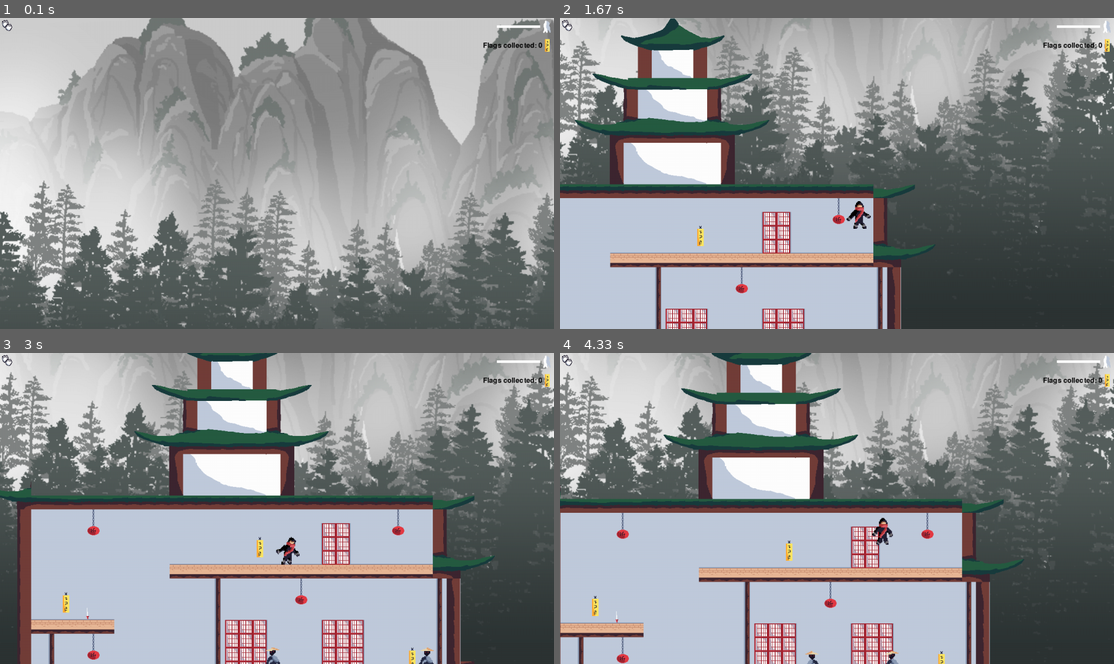
Above: before the commit, frames 1-4 (two rows, left to right).
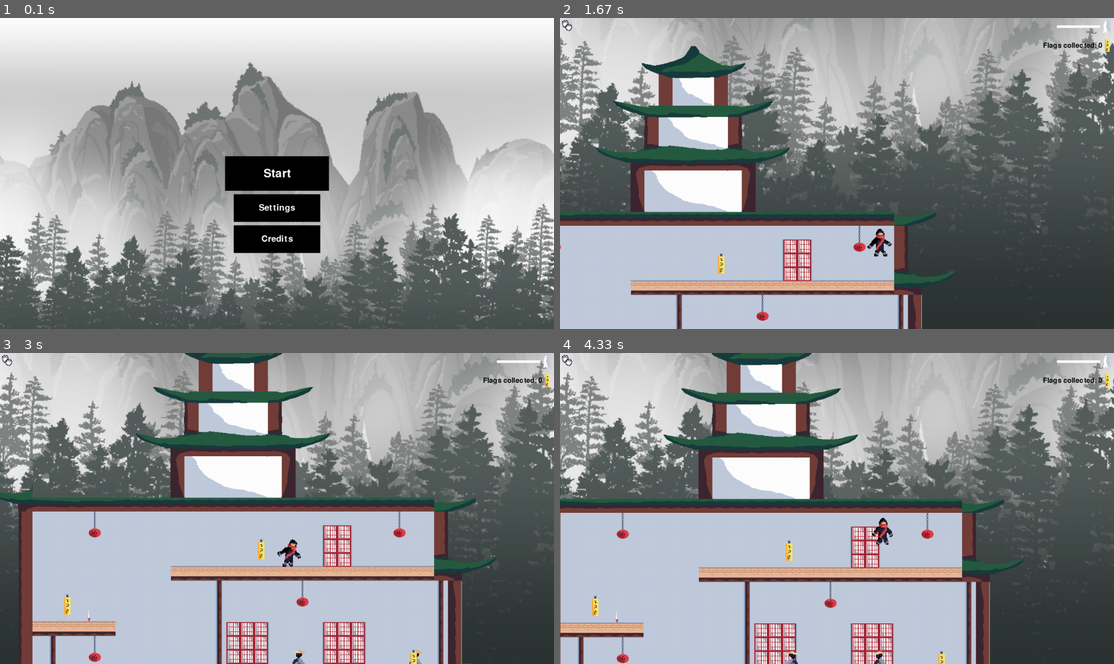
Above: after the commit, the same moments.

Repository: zyxwars/ninja
Game: pygame game, started from main.py
Two runs of this game, one before a commit and one after it. Both use one fixed random seed, a clock stepped at 60 frames per second and the inputs below.
Inputs (mouse positions are in pixels of both pictures, inside the frame that each line leads up to):
- Up to frame 1 (0.1 s): no input
- Up to frame 2 (1.67 s): press the mouse at (837, 173) at 0.37 s; move the mouse to (748, 210) at 0.47 s; release the mouse at (665, 245) at 0.6 s; hold D 0.67-1.13 s; move the mouse to (920, 64) at 0.7 s; hold D 1.17-1.63 s; tap Space at 1.23, 1.53 s
- Up to frame 3 (3 s): hold A 1.67-2.2 s; tap Space at 1.73, 2.03, 2.3, 2.6, 2.73 s; hold A 2.23-2.63 s; hold D from 2.67 s (still down)
- Up to frame 4 (4.33 s): tap Space at 3.03, 3.4, 3.7, 3.9, 4.2 s; release D at 3.3 s; hold A 3.33-3.8 s; hold D 3.83-4.3 s

The runs differ from the first frame. In frame 1, 62% of the frame differs, in the area x 0-100%, y 0-100%; in frame 2, 31%; in frame 3, 14%; in frame 4, 0.2%.

Commit message:
Add scenel changing

Diff:
--- a/main.py
+++ b/main.py
@@ -4,6 +4,7 @@
 import config
 import game
 from scenes.playable_scene import PlayableScene
+from scenes.menus import Menu
 
 
 class Game:
@@ -14,7 +15,7 @@
         self.clock = pg.time.Clock()
         self.is_debug = False
 
-        self.scene = PlayableScene('./scenes/map/test.json')
+        self.scene = Menu(self.change_scene)
 
     def run(self):
         while True:
@@ -39,7 +40,7 @@
             pg.display.update()
             game.delta_time = self.clock.tick(300)
 
-    def change_level(self, new_level):
+    def change_scene(self, new_level):
         self.scene = new_level
 
 
--- /dev/null
+++ b/scenes/button.py
@@ -0,0 +1,29 @@
+import pygame as pg
+
+class Button:
+    def __init__(self, size, pos, text='', on_click=lambda: None, fg='white', bg='black', font_size=24):
+        self.font = pg.font.Font(None, font_size)
+        self.image = pg.Surface(size)
+        self.image.fill(bg)
+        self.rect = self.image.get_rect(center=pos)
+        self.text_surf = self.font.render(text, True, fg)
+        self.text_rect = self.text_surf.get_rect(center=(pos))
+        self.on_click = on_click
+        self.light_up_by = 25
+
+    def draw(self, screen):
+        mouse = pg.mouse.get_pos()
+        mouse_pressed = pg.mouse.get_pressed()
+
+        color = self.image.get_at((0, 0))
+        if self.rect.collidepoint(*mouse):
+            if mouse_pressed[0]:
+                return self.on_click()
+
+            self.image.fill(
+                (color[0] + self.light_up_by, color[1] + self.light_up_by, color[2] + self.light_up_by))
+
+        screen.blit(self.image, self.rect)
+        screen.blit(self.text_surf, self.text_rect)
+
+        self.image.fill(color)
--- /dev/null
+++ b/scenes/menus.py
@@ -0,0 +1,79 @@
+import pygame as pg
+
+from utils import load_image
+import config
+from .button import Button
+from .playable_scene import PlayableScene
+
+
+class Menu:
+    def __init__(self, change_level):
+        self.change_level = change_level
+
+        self.start_btn = Button(
+            (240, 80), (config.SCREEN_CENTER[0], config.SCREEN_CENTER[1]), 'Start', self.start, font_size=40)
+        self.setting_btn = Button(
+            (200, 64), (config.SCREEN_CENTER[0], config.SCREEN_CENTER[1] + 80), 'Settings', self.settings,  font_size=30)
+        self.credits_btn = Button(
+            (200, 64), (config.SCREEN_CENTER[0], config.SCREEN_CENTER[1] + 80 + 72), 'Credits', self.credits, font_size=30)
+
+        self.bg = load_image('assets/bg.png', __file__)
+        # Set bg width to screen width and then increase height in the same ratio
+        self.bg = pg.transform.smoothscale(
+            self.bg, (config.SCREEN_WIDTH, self.bg.get_height() * (config.SCREEN_WIDTH / self.bg.get_width())))
+
+    def start(self):
+        self.change_level(PlayableScene(
+            self.change_level, './scenes/map/1.json'))
+
+    def settings(self):
+        self.change_level(Settings(self.change_level))
+
+    def credits(self):
+        self.change_level(Credits(self.change_level))
+
+    def update(self, screen):
+        screen.blit(self.bg, (0, 0))
+        self.start_btn.draw(screen)
+        self.setting_btn.draw(screen)
+        self.credits_btn.draw(screen)
+
+
+class Settings:
+    def __init__(self, change_level):
+        self.change_level = change_level
+
+        self.start_btn = Button(
+            (240, 80), (config.SCREEN_CENTER[0], config.SCREEN_CENTER[1]), 'Menu', self.menu,  font_size=40)
+
+        self.bg = load_image('assets/bg.png', __file__)
+        # Set bg width to screen width and then increase height in the same ratio
+        self.bg = pg.transform.smoothscale(
+            self.bg, (config.SCREEN_WIDTH, self.bg.get_height() * (config.SCREEN_WIDTH / self.bg.get_width())))
+
+    def menu(self):
+        self.change_level(Menu(self.change_level))
+
+    def update(self, screen):
+        screen.blit(self.bg, (0, 0))
+        self.start_btn.draw(screen)
+
+
+class Credits:
+    def __init__(self, change_level):
+        self.change_level = change_level
+
+        self.start_btn = Button(
+            (240, 80), (config.SCREEN_CENTER[0], config.SCREEN_CENTER[1]), 'Menu', self.menu,  font_size=40)
+
+        self.bg = load_image('assets/bg.png', __file__)
+        # Set bg width to screen width and then increase height in the same ratio
+        self.bg = pg.transform.smoothscale(
+            self.bg, (config.SCREEN_WIDTH, self.bg.get_height() * (config.SCREEN_WIDTH / self.bg.get_width())))
+
+    def menu(self):
+        self.change_level(Menu(self.change_level))
+
+    def update(self, screen):
+        screen.blit(self.bg, (0, 0))
+        self.start_btn.draw(screen)
--- a/scenes/gui.py
+++ b/scenes/playable_gui.py
@@ -4,7 +4,7 @@
 from utils.load_image import load_image
 
 
-class Gui:
+class PlayableGui:
     def __init__(self):
         self.life_essence = load_image('assets/hp.png', __file__)
         self.flag = load_image('assets/flag.png', __file__)
--- a/scenes/playable_scene.py
+++ b/scenes/playable_scene.py
@@ -2,7 +2,7 @@
 import pygame as pg
 import json
 import math
-from scenes.gui import Gui
+from scenes.playable_gui import PlayableGui
 
 from sprites.enemies.enemy import Enemy
 from sprites.flag import Flag
@@ -45,7 +45,9 @@
 
 
 class PlayableScene:
-    def __init__(self, map_path):
+    def __init__(self, change_level, map_path):
+        self.change_level = change_level
+
         self.bg_img = make_scrollable(pg.image.load(
             get_path(__file__, 'assets/bg.png')).convert())
 
@@ -61,7 +63,7 @@
         self.triggers = []
         self.fg_objects = []
 
-        self.gui = Gui()
+        self.gui = PlayableGui()
 
         self.camera_pos = pg.Vector2(
             config.SCREEN_CENTER[0], config.SCREEN_HEIGHT * 0.6)
--- a/sprites/groups/shiftable_group.py
+++ b/sprites/groups/shiftable_group.py
@@ -2,7 +2,7 @@
 import pygame as pg
 
 
-class ShiftableGroup(pg.sprite.Group):
+class   ShiftableGroup(pg.sprite.Group):
     def __init__(self, *args, **kwargs):
         super().__init__(*args, **kwargs)
 
Renamed: scenes/map/test.json -> scenes/map/1.json
Not shown, changed: TODO.md
Not shown, changed: credits.md
